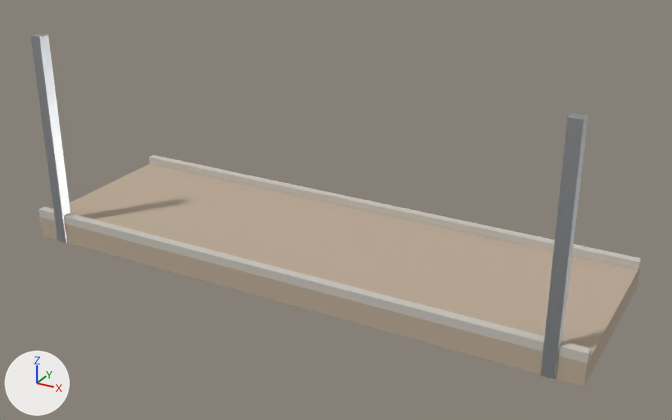
Before and after pictures for a commit that changed the glTF model public/models/props/pontoon.lod1.glb.
Before and after are seen from a camera (50 mm lens) standing at (5.75, -10.08, 5.84) and looking at (0.29, -0.16, 0.88). Lighting does not change. The marker at lower left points along +X, +Y and +Z. The older version comes first. Where no turn or scale is listed for an object, it has been applied to the vertices. Vertices at exactly the same position are counted once.

Script lines for the objects in view, before the commit:
```python
mat_metal_galv = principled_material('metal_galv')
mat_metal_galv.base_color = (0.6, 0.62, 0.64)  # light grey #cbced1
mat_metal_galv.metallic = 1.0
mat_metal_galv.roughness = 0.4
mat_timber_bare = principled_material('timber_bare')
mat_timber_bare.base_color = (0.5, 0.4, 0.3)  # beige #bcaa95
mat_timber_bare.roughness = 0.85
mat_timber_painted = principled_material('timber_painted')
mat_timber_painted.base_color = (0.58, 0.55, 0.5)  # light grey #c8c4bc
mat_timber_painted.roughness = 0.85
me_props_pontoon = bpy.data.meshes.new('props_pontoon')
me_props_pontoon.from_pydata(...)  # 36 vertices, 60 faces; spans x -4.0..4.0, y -1.31..1.31, z -1.5..1.5
# faces by material slot: [12, 24, 24]
me_props_pontoon.materials.append(mat_timber_bare)  # beige #bcaa95
me_props_pontoon.materials.append(mat_timber_painted)  # light grey #c8c4bc
me_props_pontoon.materials.append(mat_metal_galv)  # light grey #cbced1
ob_props_pontoon = bpy.data.objects.new('props_pontoon', me_props_pontoon)
ob_props_pontoon.location = (0.0, -0.01, 1.5)
```
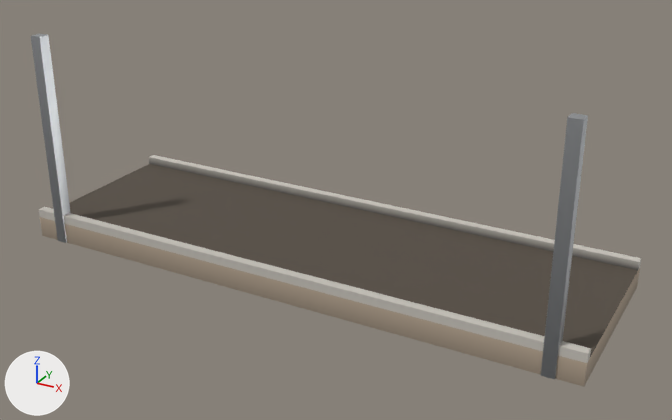
Patch to the scene script:
```diff
--- a/public/models/props/pontoon.lod1.glb.py
+++ b/public/models/props/pontoon.lod1.glb.py
@@ mat_timber_bare @@
 n0 = _N.new('ShaderNodeBsdfPrincipled'); n0.name = 'Principled BSDF'
-n0.inputs[0].default_value = (0.5, 0.4, 0.3, 1.0)  # 'Base Color', beige #bcaa95
 n0.inputs[2].default_value = 0.85  # 'Roughness'
 n1 = _N.new('ShaderNodeOutputMaterial'); n1.name = 'Material Output'
+n2 = _N.new('ShaderNodeMix'); n2.name = 'Mix'
+n2.data_type = 'RGBA'
+n2.blend_type = 'MULTIPLY'
+n2.inputs[0].default_value = 1.0  # 'Factor'
+n2.inputs[7].default_value = (0.5, 0.4, 0.3, 1.0)  # 'B', beige #bcaa95
+n3 = _N.new('ShaderNodeVertexColor'); n3.name = 'Color Attribute'
 _L.new(n0.outputs[0], n1.inputs[0])  # 'BSDF' to 'Surface'
+_L.new(n2.outputs[2], n0.inputs[0])  # 'Result' to 'Base Color'
+_L.new(n3.outputs[0], n2.inputs[6])  # 'Color' to 'A'
@@ mat_timber_painted @@
 n0 = _N.new('ShaderNodeBsdfPrincipled'); n0.name = 'Principled BSDF'
-n0.inputs[0].default_value = (0.58, 0.55, 0.5, 1.0)  # 'Base Color', light grey #c8c4bc
 n0.inputs[2].default_value = 0.85  # 'Roughness'
 n1 = _N.new('ShaderNodeOutputMaterial'); n1.name = 'Material Output'
+n2 = _N.new('ShaderNodeMix'); n2.name = 'Mix'
+n2.data_type = 'RGBA'
+n2.blend_type = 'MULTIPLY'
+n2.inputs[0].default_value = 1.0  # 'Factor'
+n2.inputs[7].default_value = (0.58, 0.55, 0.5, 1.0)  # 'B', light grey #c8c4bc
+n3 = _N.new('ShaderNodeVertexColor'); n3.name = 'Color Attribute'
 _L.new(n0.outputs[0], n1.inputs[0])  # 'BSDF' to 'Surface'
+_L.new(n2.outputs[2], n0.inputs[0])  # 'Result' to 'Base Color'
+_L.new(n3.outputs[0], n2.inputs[6])  # 'Color' to 'A'
@@ mat_metal_galv @@
 n0 = _N.new('ShaderNodeBsdfPrincipled'); n0.name = 'Principled BSDF'
-n0.inputs[0].default_value = (0.6, 0.62, 0.64, 1.0)  # 'Base Color', light grey #cbced1
 n0.inputs[1].default_value = 1.0  # 'Metallic'
@@ mat_metal_galv @@
 n1 = _N.new('ShaderNodeOutputMaterial'); n1.name = 'Material Output'
+n2 = _N.new('ShaderNodeMix'); n2.name = 'Mix'
+n2.data_type = 'RGBA'
+n2.blend_type = 'MULTIPLY'
+n2.inputs[0].default_value = 1.0  # 'Factor'
+n2.inputs[7].default_value = (0.6, 0.62, 0.64, 1.0)  # 'B', light grey #cbced1
+n3 = _N.new('ShaderNodeVertexColor'); n3.name = 'Color Attribute'
 _L.new(n0.outputs[0], n1.inputs[0])  # 'BSDF' to 'Surface'
+_L.new(n2.outputs[2], n0.inputs[0])  # 'Result' to 'Base Color'
+_L.new(n3.outputs[0], n2.inputs[6])  # 'Color' to 'A'
@@ me_props_pontoon @@
 me_props_pontoon.from_pydata(...)  # 36 vertices, 60 faces; spans x -4.0..4.0, y -1.31..1.31, z -1.5..1.5
 # used by ob_props_pontoon; location = (0.0, -0.01, 1.5)
+# me_props_pontoon part 1: vertex colours changed
 me_props_pontoon.materials.append(mat_timber_bare)
```

Changed parts and their boxes [x1, y1, x2, y2] in the pictures (672 x 420 px):
'props_pontoon', recoloured (darker): [41, 67, 641, 387] in both
